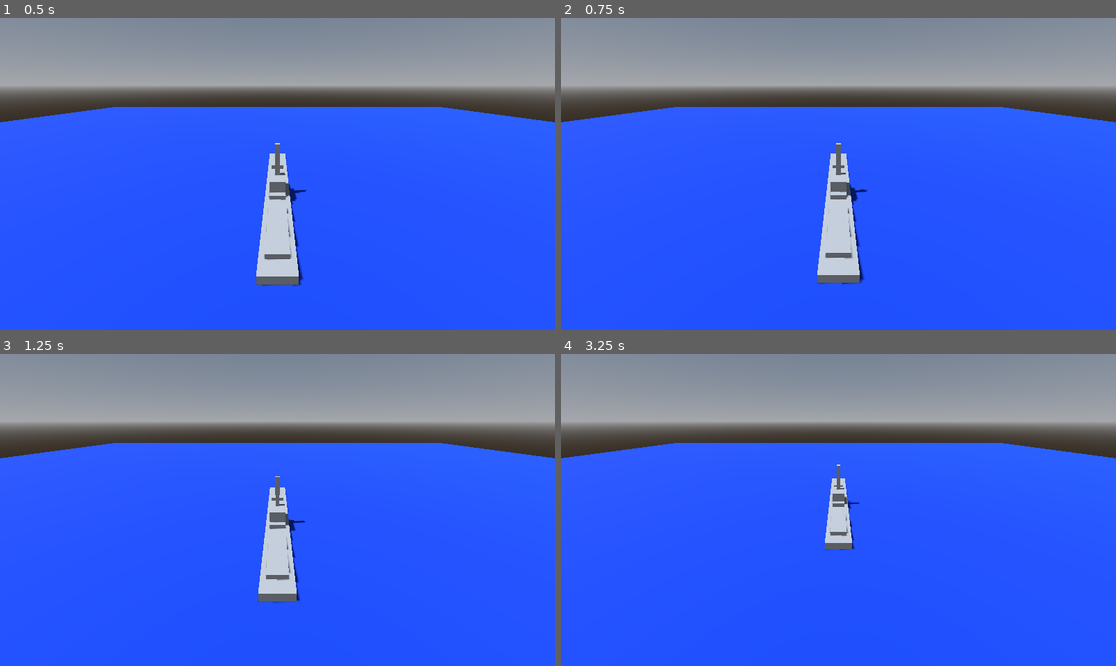
Above: before the commit, frames 1-4 (two rows, left to right).
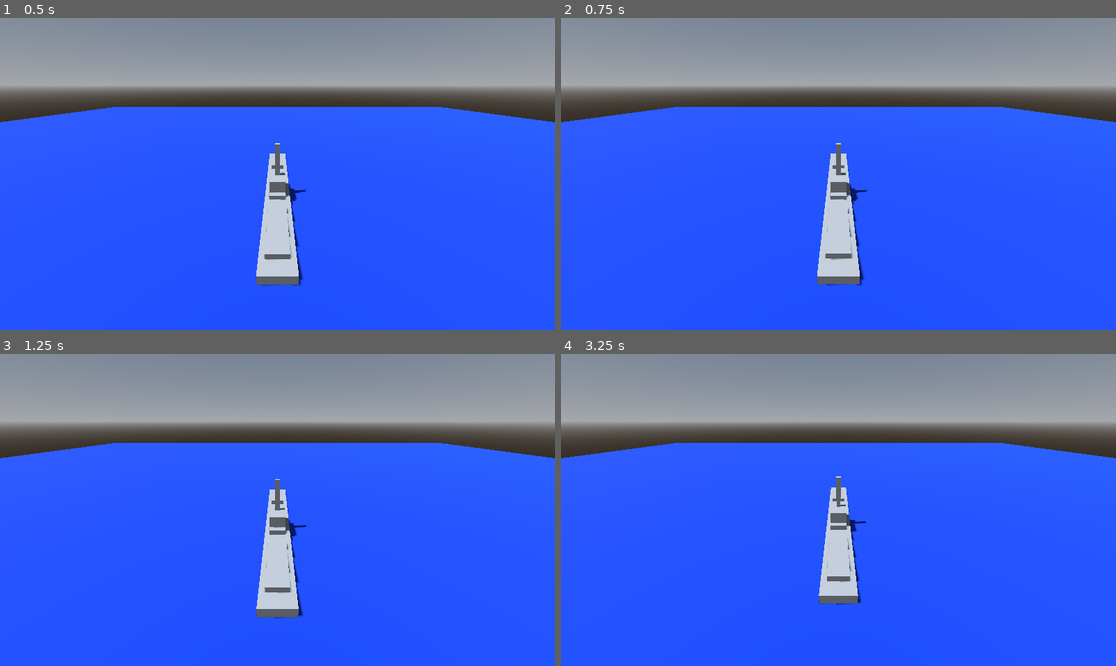
Above: after the commit, the same moments.

Repository: Alexamakans/bubbelspel
Game: Godot game, scene res://scenes/world.tscn
Same seed, same stepped clock (60 frames per second), same inputs: the game is played once before the commit and once after it.
Inputs:
- Up to frame 1 (0.5 s): no input
- Up to frame 2 (0.75 s): tap Enter at 0.5 s; hold W (move_forward) from 0.53 s (still down); tap A (move_portside) at 0.6 s
- Up to frame 3 (1.25 s): keep holding W (move_forward); tap D (move_starboard) at 0.8 s
- Up to frame 4 (3.25 s): release W (move_forward) at 1.28 s; hold S (move_backward) 1.28-2.03 s; tap D (move_starboard) at 1.35, 2.3, 2.85 s; tap A (move_portside) at 1.55, 2.1, 3.05 s; hold W (move_forward) from 2.03 s (still down)

Frame 1 is identical in both runs. In frame 2, 0.1% of the frame differs, in the area x 46-55%, y 48-86%; in frame 3, 1.0%; in frame 4, 1.7%, in the area x 46-56%, y 35-81%.

Commit message:
my movement script sucks

Diff:
--- a/scenes/player.gd
+++ b/scenes/player.gd
@@ -1,23 +1,42 @@
 extends CharacterBody3D
 
 # Units are m/s
-@export var speed_forward_max: float = 10;
-@export var speed_reverse_max: float = 3;
-@export var speed_acceleration: float = 1;
-var speed_current: float = 0;
+@export_group("Movement (mps)")
+@export var speed_forward_max: float = 10
+@export var speed_reverse_max: float = 3
+@export var speed_acceleration: float = 1
+var speed_current: float = 0
+
+@export_group("Rotation (deg-p-s)")
+@export var rot_angle_max: float = 30
+@export var rot_acceleration: float = 1
+var rot_current: float = 0
 
 func _process(delta: float) -> void:
-    var input_forward = Input.get_action_strength("move_forward") * delta * speed_acceleration
-    var input_backward = Input.get_action_strength("move_backward") * delta * speed_acceleration
-    print(input_forward)
+	var input_forward = Input.get_action_strength("move_forward") * delta * speed_acceleration
+	var input_backward = Input.get_action_strength("move_backward") * delta * speed_acceleration
 
-    if input_forward > 0:
-        speed_current = min(speed_forward_max, speed_current + input_forward)
-    if input_backward > 0:
-        speed_current = min(speed_forward_max, speed_current - input_backward)
-    if input_forward < 0.0001 and input_backward < 0.0001 and absf(speed_current) < 0.05:
-        speed_current = move_toward(speed_current, 0, delta)
+	if input_forward > 0:
+		speed_current = min(speed_forward_max, speed_current + input_forward)
+	if input_backward > 0:
+		speed_current = min(speed_forward_max, speed_current - input_backward)
+	if input_forward < 0.0001 and input_backward < 0.0001 and absf(speed_current) < 0.05:
+		speed_current = move_toward(speed_current, 0, delta)
 
-func _physics_process(_delta: float) -> void:
-    position += Vector3.FORWARD * speed_current
-    move_and_slide()
+	var input_rot = Input.get_axis("move_starboard", "move_portside") * delta * rot_acceleration
+	rot_current = clampf(rot_current + input_rot, -rot_angle_max, rot_angle_max)
+
+func _physics_process(delta: float) -> void:
+	position += Vector3.FORWARD * speed_current * delta
+	var rot_delta = rot_current * delta
+
+	var speed_factor = 1
+	if speed_current > 0:
+		speed_factor = 1 - speed_current / speed_forward_max
+	else:
+		speed_factor = 1 - speed_current / speed_reverse_max
+
+	var rot_influenced = lerpf(rot_delta, 0, speed_factor)
+	rotation.y += deg_to_rad(rot_influenced)
+
+	move_and_slide()
--- a/scenes/player.tscn
+++ b/scenes/player.tscn
@@ -27,6 +27,9 @@
 script = ExtResource("1_3vyb7")
 speed_forward_max = 16.0
 speed_reverse_max = 5.0
+speed_acceleration = 10.0
+rot_angle_max = 15.0
+rot_acceleration = 1.5
 
 [node name="CollisionShape3D" type="CollisionShape3D" parent="."]
 shape = SubResource("BoxShape3D_u8vuu")
